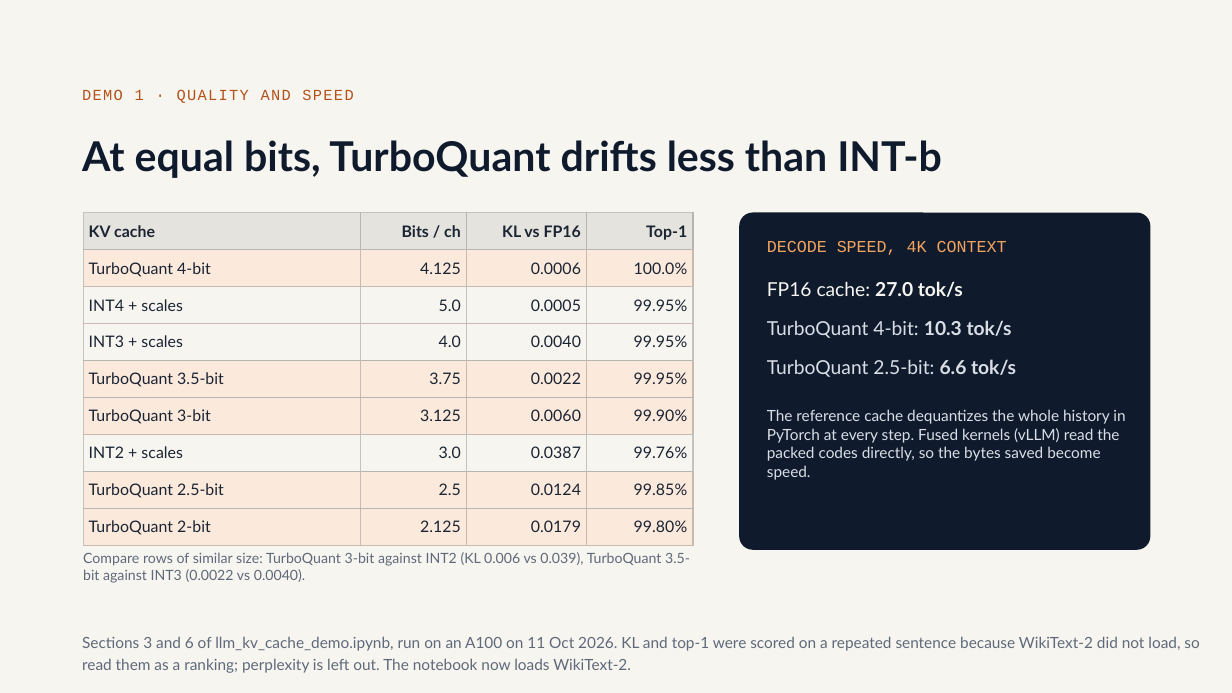
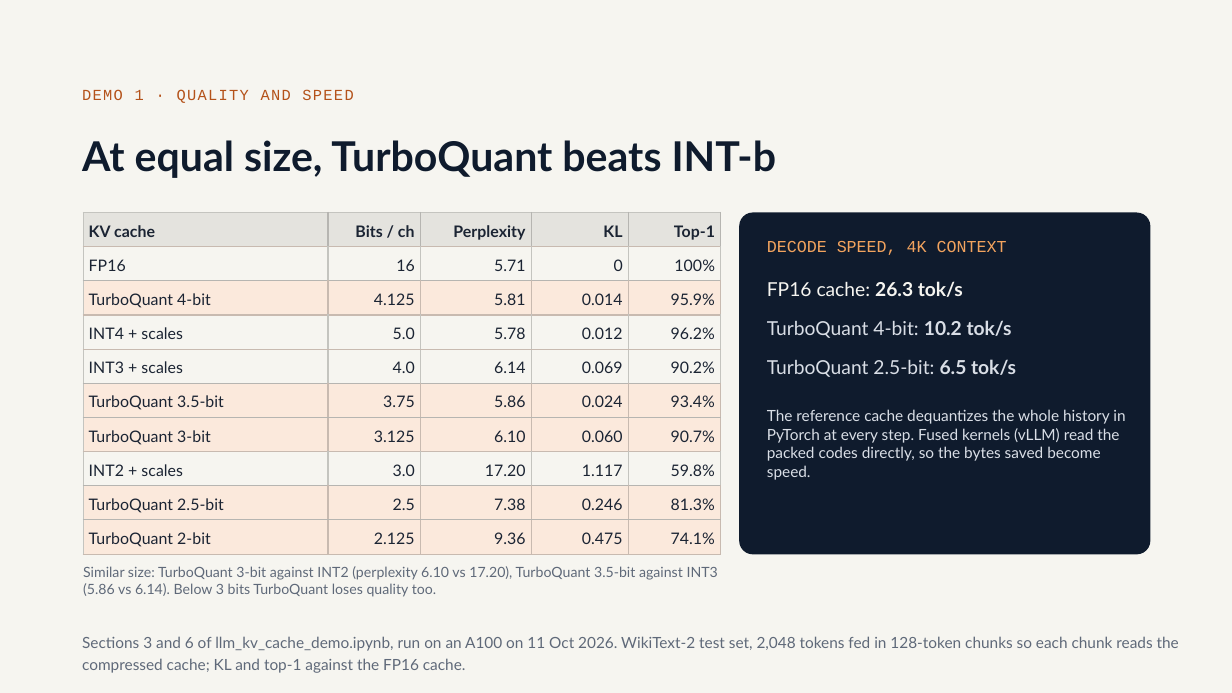
Before and after one commit to olonok69/ML_TurboQuant, a slide deck: slide 22 of docs/TurboQuant.pptx. Drawn at 1232x693 pixels with LibreOffice and Linux fonts; fonts in the diff are those of the drawing. Boxes give left, top, right and bottom in pixels: in the first picture for what was removed or moved away, otherwise in the second. Text is boxed around its words. In the diff, an @@ line names an element or a change of style, - is before the commit and + after.

Commit message:
Fix overlapping plot labels and update docs with the WikiText-2 run
- Cells 14 and 21: labels placed without overlap (leader lines for moved ones); figures regenerated from the saved results
- Needle markdown matches the real-text results
- Guides 7.1 and section 10, README, handoff and deck slides 21-22 use the real perplexity, KL, top-1 and needle numbers

```diff
--- a/docs/TurboQuant.pptx
+++ b/docs/TurboQuant.pptx
@@ title at [82,140,777,178]: text changed @@
-At equal bits, TurboQuant drifts less than INT-b
+At equal size, TurboQuant beats INT-b
@@ table at [83,213,721,555] @@
-KV cache | Bits / ch | KL vs FP16 | Top-1
-TurboQuant 4-bit | 4.125 | 0.0006 | 100.0%
-INT4 + scales | 5.0 | 0.0005 | 99.95%
-INT3 + scales | 4.0 | 0.0040 | 99.95%
-TurboQuant 3.5-bit | 3.75 | 0.0022 | 99.95%
-TurboQuant 3-bit | 3.125 | 0.0060 | 99.90%
-INT2 + scales | 3.0 | 0.0387 | 99.76%
-TurboQuant 2.5-bit | 2.5 | 0.0124 | 99.85%
-TurboQuant 2-bit | 2.125 | 0.0179 | 99.80%
+KV cache | Bits / ch | Perplexity | KL | Top-1
+FP16 | 16 | 5.71 | 0 | 100%
+TurboQuant 4-bit | 4.125 | 5.81 | 0.014 | 95.9%
+INT4 + scales | 5.0 | 5.78 | 0.012 | 96.2%
+INT3 + scales | 4.0 | 6.14 | 0.069 | 90.2%
+TurboQuant 3.5-bit | 3.75 | 5.86 | 0.024 | 93.4%
+TurboQuant 3-bit | 3.125 | 6.10 | 0.060 | 90.7%
+INT2 + scales | 3.0 | 17.20 | 1.117 | 59.8%
+TurboQuant 2.5-bit | 2.5 | 7.38 | 0.246 | 81.3%
+TurboQuant 2-bit | 2.125 | 9.36 | 0.475 | 74.1%
@@ table: place and size @@
-table at [83,213,693,545]
+table at [83,213,721,555]
@@ rounded rectangle: place and size @@
-rounded rectangle at [739,213,1151,550]
+rounded rectangle at [739,213,1151,555]
@@ text at [767,281,963,297]: text changed @@
-FP16 cache: 27.0 tok/s
+FP16 cache: 26.3 tok/s
@@ text at [767,320,1012,338]: text changed @@
-TurboQuant 4-bit: 10.3 tok/s
+TurboQuant 4-bit: 10.2 tok/s
@@ text at [767,359,1016,377]: text changed @@
-TurboQuant 2.5-bit: 6.6 tok/s
+TurboQuant 2.5-bit: 6.5 tok/s
@@ text at [83,566,718,597]: text changed @@
-Compare rows of similar size: TurboQuant 3-bit against INT2 (KL 0.006 vs 0.039), TurboQuant 3.5-bit against INT3 (0.0022 vs 0.0040).
+Similar size: TurboQuant 3-bit against INT2 (perplexity 6.10 vs 17.20), TurboQuant 3.5-bit against INT3 (5.86 vs 6.14). Below 3 bits TurboQuant loses quality too.
@@ text at [82,636,1179,673]: text changed @@
-Sections 3 and 6 of llm_kv_cache_demo.ipynb, run on an A100 on 11 Oct 2026. KL and top-1 were scored on a repeated sentence because WikiText-2 did not load, so read them as a ranking; perplexity is left out. The notebook now loads WikiText-2.
+Sections 3 and 6 of llm_kv_cache_demo.ipynb, run on an A100 on 11 Oct 2026. WikiText-2 test set, 2,048 tokens fed in 128-token chunks so each chunk reads the compressed cache; KL and top-1 against the FP16 cache.
```
Also in this commit, not shown: 2 other slides changed, 5 other files.
